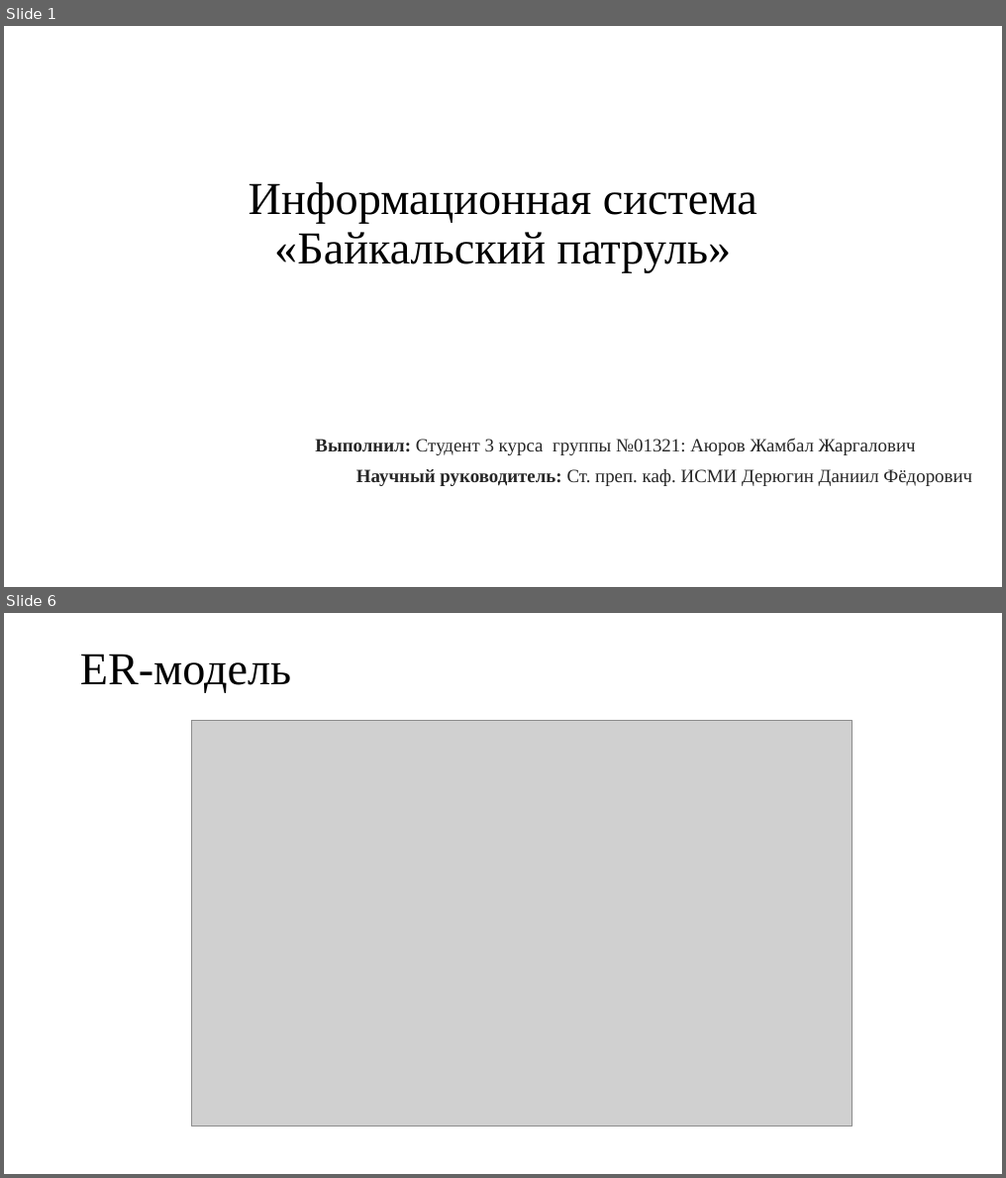
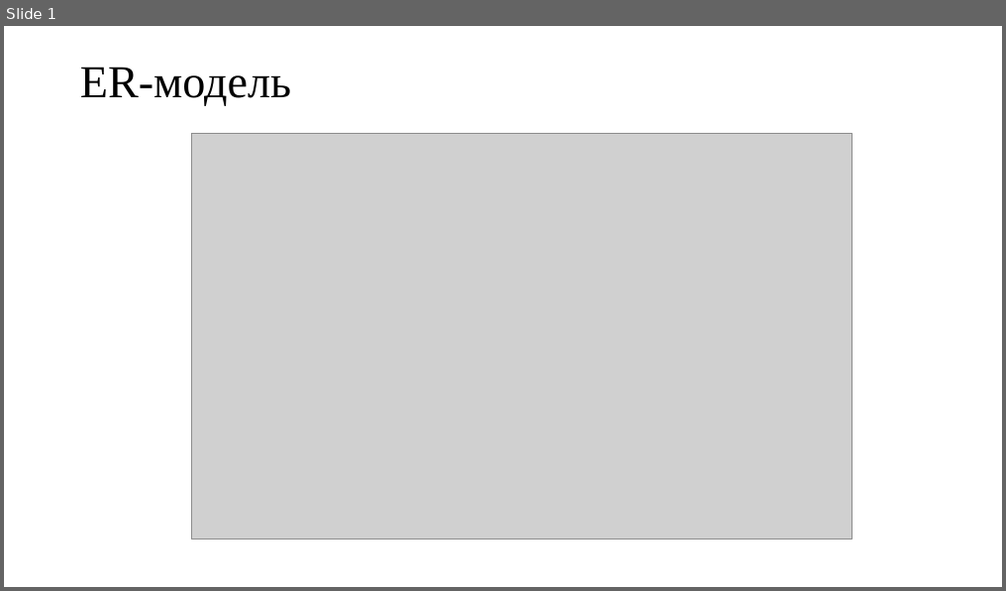
Before and after one commit to Zhambik/Kursach, a slide deck: Информационная система «Байкальский патруль».pptx. Shown one above the other, each under a label of ours: slides 1 and 6 before the commit, slide 1 after it; the slides between them are not shown. The pictures are 1006x1178 and 1006x591 pixels, drawn with LibreOffice and Linux fonts; fonts in the diff are those of the drawing; grey boxes stand for pictures. Boxes give left, top, right and bottom in pixels: in the first picture for what was removed or moved away, otherwise in the second. Text is boxed around its words. In the diff, an @@ line names an element or a change of style, - is before the commit and + after.

```diff
--- a/Информационная система «Байкальский патруль».pptx
+++ b/Информационная система «Байкальский патруль».pptx
@@ slide 1 removed at box(4, 26, 1002, 587), background #FFFFFF @@
@@ title removed at box(249, 182, 757, 273) @@
-Информационная система «Байкальский патруль»
@@ subtitle removed at box(315, 438, 972, 486) @@
-Выполнил: Студент 3 курса группы №01321: Аюров Жамбал Жаргалович
-Научный руководитель: Ст. преп. каф. ИСМИ Дерюгин Даниил Фёдорович
@@ what was slide 6 is now slide 1 @@
```
Also in this commit, not shown: 5 other slides removed, 10 other files.
